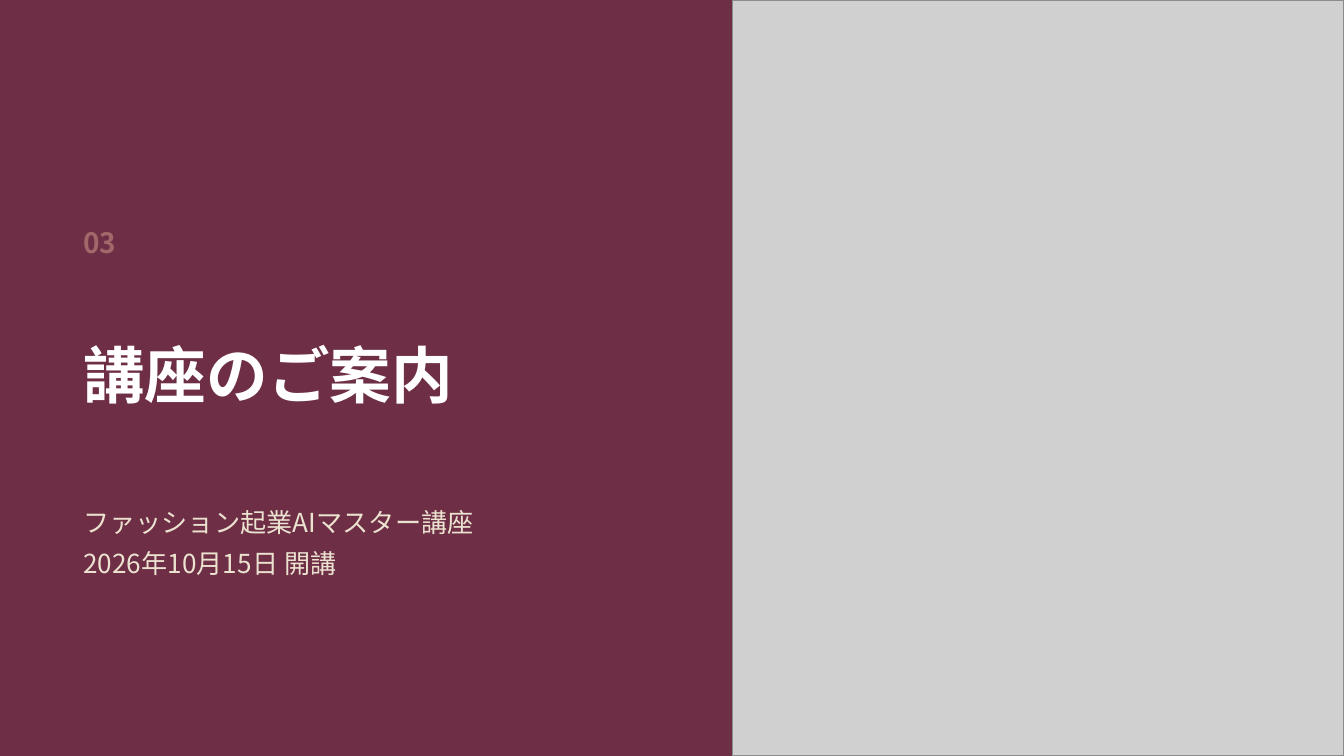
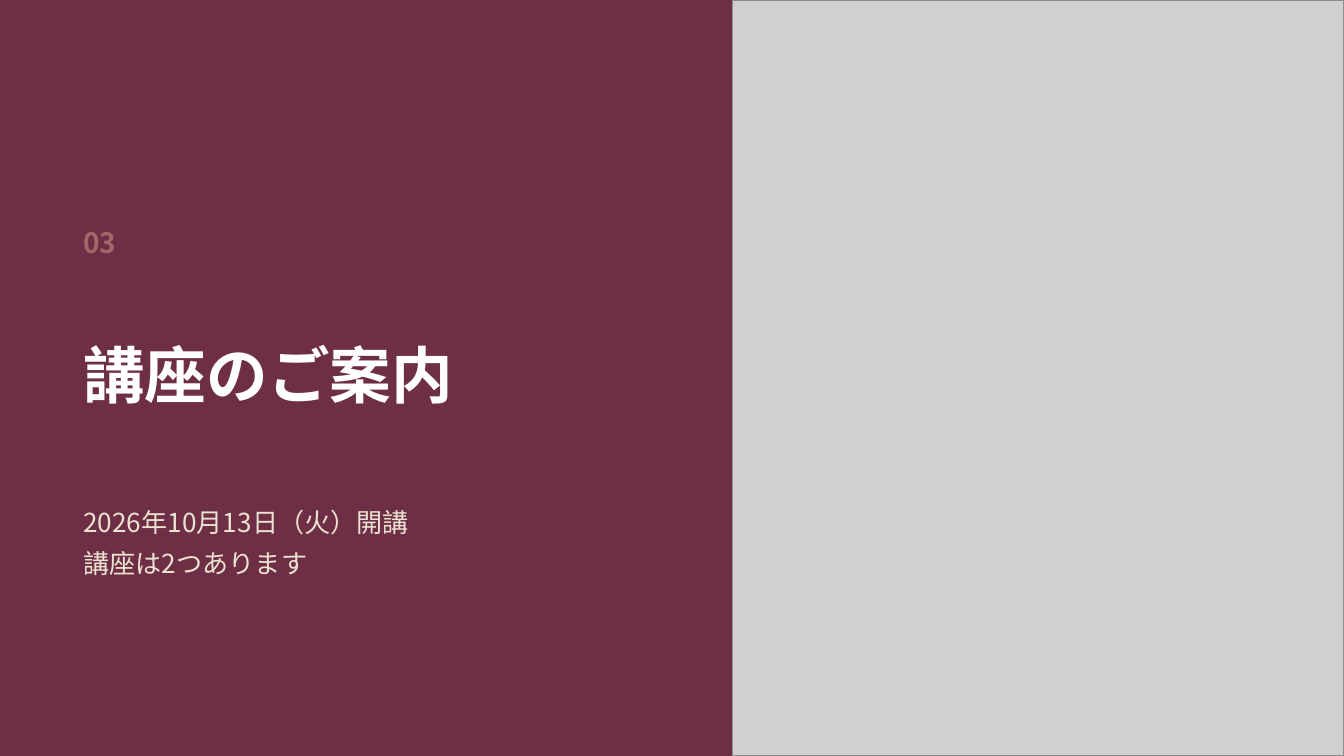
Before and after one commit to fashio17/potential-lamp, a slide deck: slide 16 of 運用/スライド/説明会_20260916.pptx. Drawn at 1344x756 pixels with LibreOffice and Linux fonts; fonts in the diff are those of the drawing; grey boxes stand for pictures. Boxes give left, top, right and bottom in pixels: in the first picture for what was removed or moved away, otherwise in the second. Text is boxed around its words. In the diff, an @@ line names an element or a change of style, - is before the commit and + after.

```diff
--- a/運用/スライド/説明会_20260916.pptx
+++ b/運用/スライド/説明会_20260916.pptx
@@ text at (x1=83, y1=510, x2=409, y2=575): text changed @@
-ファッション起業AIマスター講座
-2026年10月15日 開講
+2026年10月13日（火）開講
+講座は2つあります
```
Also in this commit, not shown: 7 other slides changed, 2 slides added, 2 slides removed, 2 other files.
